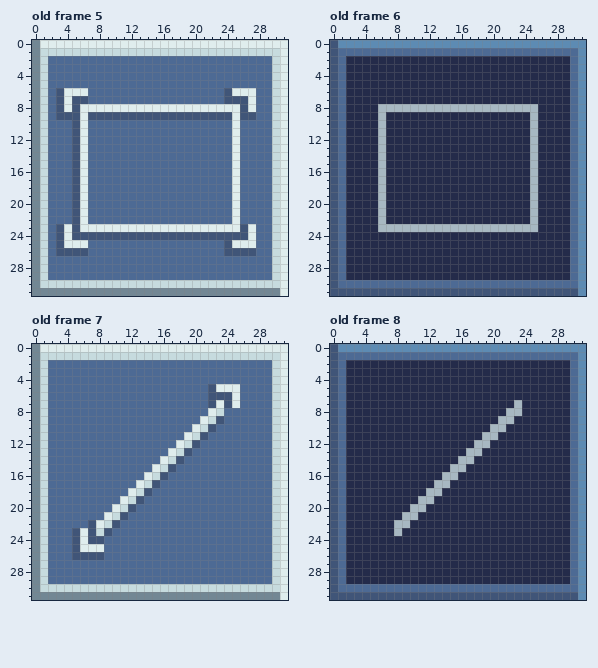
One commit to this pixel-art file: public/assets/graphics/editor-tools.ase. That is the earlier state.
32x32 pixels, 18 frames. Shown: old frame 5, old frame 6, old frame 7, old frame 8.
After the commit:
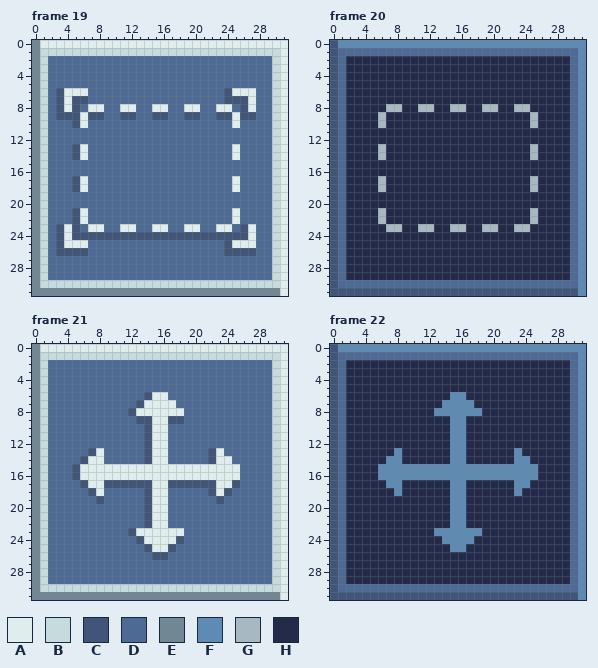
Palette (. is transparent): A #dfeded  B #c6dbde  C #405578  D #4d6a94  E #728794  F #5d8bb3  G #a7b8c2  H #242b4a
A new or re-ordered frame is compared with the old frame closest to it.
Edits made:
frames 18 -> 22
Frame 19 is new; against old frame 5, layer "Layer 1":
y 8: x 6 A -> D; x 9..10 AA -> DD; x 13..14 AA -> DD; x 17..18 AA -> DD; x 21..22 AA -> DD; x 25 A -> D
y 9: x 9..10 CC -> DD; x 13..14 CC -> DD; x 17..18 CC -> DD; x 21..22 CC -> DD
y 11..12: x 5..6 CA -> DD; x 25 A -> D
y 15..16: x 5..6 CA -> DD; x 25 A -> D
y 19..20: x 5..6 CA -> DD; x 25 A -> D
y 23: x 6 A -> D; x 9..10 AA -> DD; x 13..14 AA -> DD; x 17..18 AA -> DD; x 21..22 AA -> DD; x 25 A -> D
Frame 20 is new; against old frame 6, layer "Layer 1":
y 8: x 6 G -> H; x 9..10 GG -> HH; x 13..14 GG -> HH; x 17..18 GG -> HH; x 21..22 GG -> HH; x 25 G -> H
y 11..12: x 6 G -> H; x 25 G -> H
y 15..16: x 6 G -> H; x 25 G -> H
y 19..20: x 6 G -> H; x 25 G -> H
y 23: x 6 G -> H; x 9..10 GG -> HH; x 13..14 GG -> HH; x 17..18 GG -> HH; x 21..22 GG -> HH; x 25 G -> H
Frame 21 is new; against old frame 7, layer "Layer 1":
y 5: x 22..25 CAAA -> DDDD
y 6: x 14..16 DDD -> CAA; x 22..25 CCCA -> DDDD
y 7: x 13..17 DDDDD -> CAAAA; x 22..25 CACA -> DDDD
y 8: x 12..18 DDDDDDD -> CAAAAAA; x 22..23 AB -> DD
y 9: x 13..18 DDDDDD -> CCAACC; x 21..23 ABC -> DDD
y 10: x 14..16 DDD -> CAA; x 20..22 ABC -> DDD
y 11: x 14..16 DDD -> CAA; x 19..21 ABC -> DDD
y 12: x 14..16 DDD -> CAA; x 18..20 ABC -> DDD
y 13: x 7..8 DD -> CA; x 14..19 DDDABC -> CAADDD; x 22..23 DD -> CA
y 14: x 6..8 DDD -> CAA; x 14..15 DD -> CA; x 17..18 BC -> DD; x 22..24 DDD -> CAA
y 15: x 5..14 DDDDDDDDDD -> CAAAAAAAAA; x 16..25 BCDDDDDDDD -> AAAAAAAAAA
y 16: x 5..13 DDDDDDDDD -> CAAAAAAAA; x 15..25 BCDDDDDDDDD -> AAAAAAAAAAA
y 17: x 6..25 DDDDDDDABCDDDDDDDDDD -> CAACCCCCCAACCCCCCAAC
y 18: x 7..8 DD -> CA; x 12..13 AB -> DD; x 15..16 DD -> AA; x 22..24 DDD -> CAC
y 19: x 8 D -> C; x 11..16 ABCDDD -> DDDCAA; x 23 D -> C
y 20: x 10..12 ABC -> DDD; x 14..16 DDD -> CAA
y 21: x 9..11 ABC -> DDD; x 14..16 DDD -> CAA
y 22: x 7..10 CABC -> DDDD; x 14..16 DDD -> CAA
y 23: x 5..9 CACBC -> DDDDD; x 12..18 DDDDDDD -> CAAAAAA
y 24: x 5..8 CACC -> DDDD; x 13..18 DDDDDD -> CAAAAC
y 25: x 5..8 CAAA -> DDDD; x 14..17 DDDD -> CAAC
y 26: x 5..8 CCCC -> DDDD; x 15..16 DD -> CC
Frame 22 is new; against old frame 8, layer "Layer 1":
y 6: x 15..16 HH -> FF
y 7: x 14..17 HHHH -> FFFF; x 23 G -> H
y 8: x 13..18 HHHHHH -> FFFFFF; x 22..23 GG -> HH
y 9: x 15..16 HH -> FF; x 21..22 GG -> HH
y 10: x 15..16 HH -> FF; x 20..21 GG -> HH
y 11: x 15..16 HH -> FF; x 19..20 GG -> HH
y 12: x 15..16 HH -> FF; x 18..19 GG -> HH
y 13: x 8 H -> F; x 15..18 HHGG -> FFHH; x 23 H -> F
y 14: x 7..8 HH -> FF; x 15..17 HGG -> FFH; x 23..24 HH -> FF
y 15: x 6..25 HHHHHHHHHGGHHHHHHHHH -> FFFFFFFFFFFFFFFFFFFF
y 16: x 6..25 HHHHHHHHGGHHHHHHHHHH -> FFFFFFFFFFFFFFFFFFFF
y 17: x 7..8 HH -> FF; x 13..16 GGHH -> HHFF; x 23..24 HH -> FF
y 18: x 8 H -> F; x 12..13 GG -> HH; x 15..16 HH -> FF; x 23 H -> F
y 19: x 11..12 GG -> HH; x 15..16 HH -> FF
y 20: x 10..11 GG -> HH; x 15..16 HH -> FF
y 21: x 9..10 GG -> HH; x 15..16 HH -> FF
y 22: x 8..9 GG -> HH; x 15..16 HH -> FF
y 23: x 8 G -> H; x 13..18 HHHHHH -> FFFFFF
y 24: x 14..17 HHHH -> FFFF
y 25: x 15..16 HH -> FF
